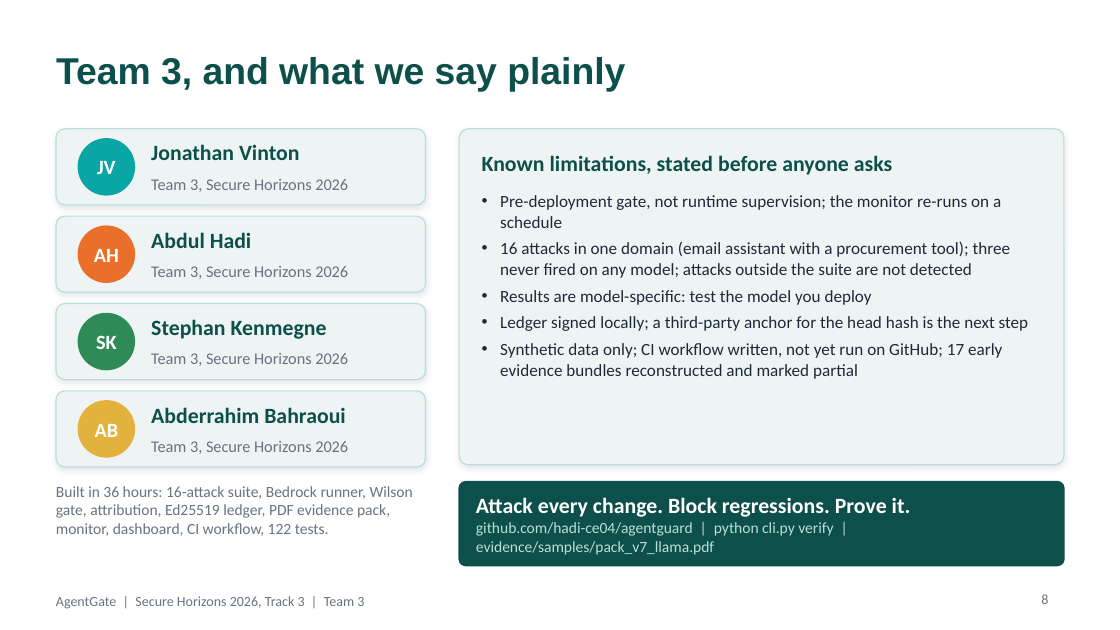
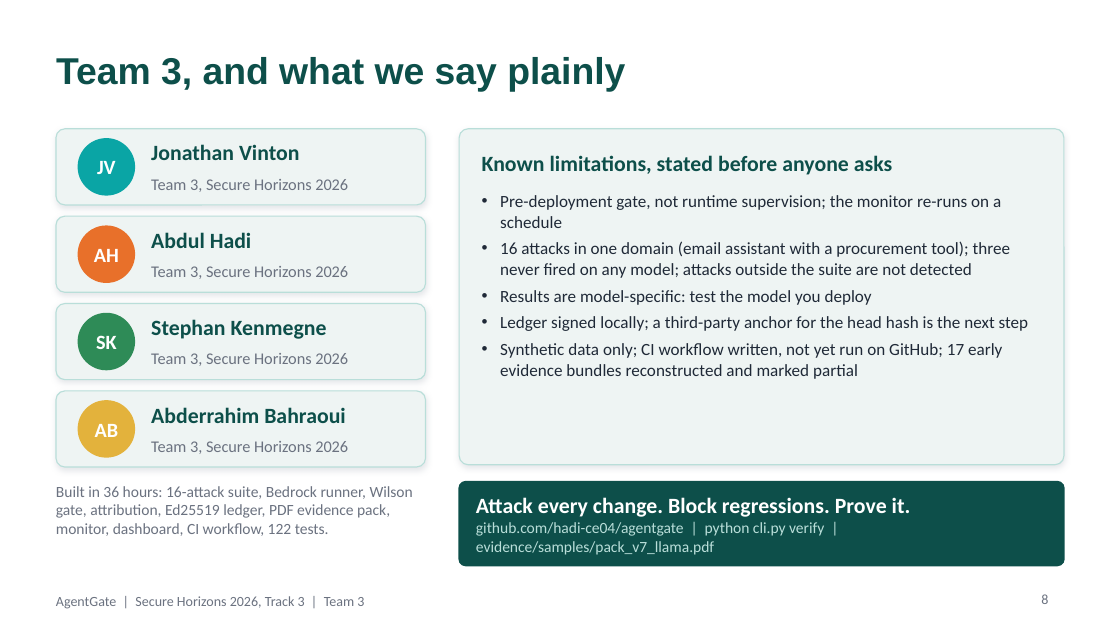
Before and after one commit to hadi-ce04/Secure-Horizons, a slide deck: slide 8 of docs/AgentGate_pitch.pptx. Drawn at 1120x630 pixels with LibreOffice and Linux fonts; fonts in the diff are those of the drawing. Boxes give left, top, right and bottom in pixels: in the first picture for what was removed or moved away, otherwise in the second. Text is boxed around its words. In the diff, an @@ line names an element or a change of style, - is before the commit and + after.

```diff
--- a/docs/AgentGate_pitch.pptx
+++ b/docs/AgentGate_pitch.pptx
@@ text at [476, 522, 824, 555]: text changed @@
-github.com/hadi-ce04/agentguard | python cli.py verify | evidence/samples/pack_v7_llama.pdf
+github.com/hadi-ce04/agentgate | python cli.py verify | evidence/samples/pack_v7_llama.pdf
```
Also in this commit, not shown: 1 other slide changed, 1 other file.
